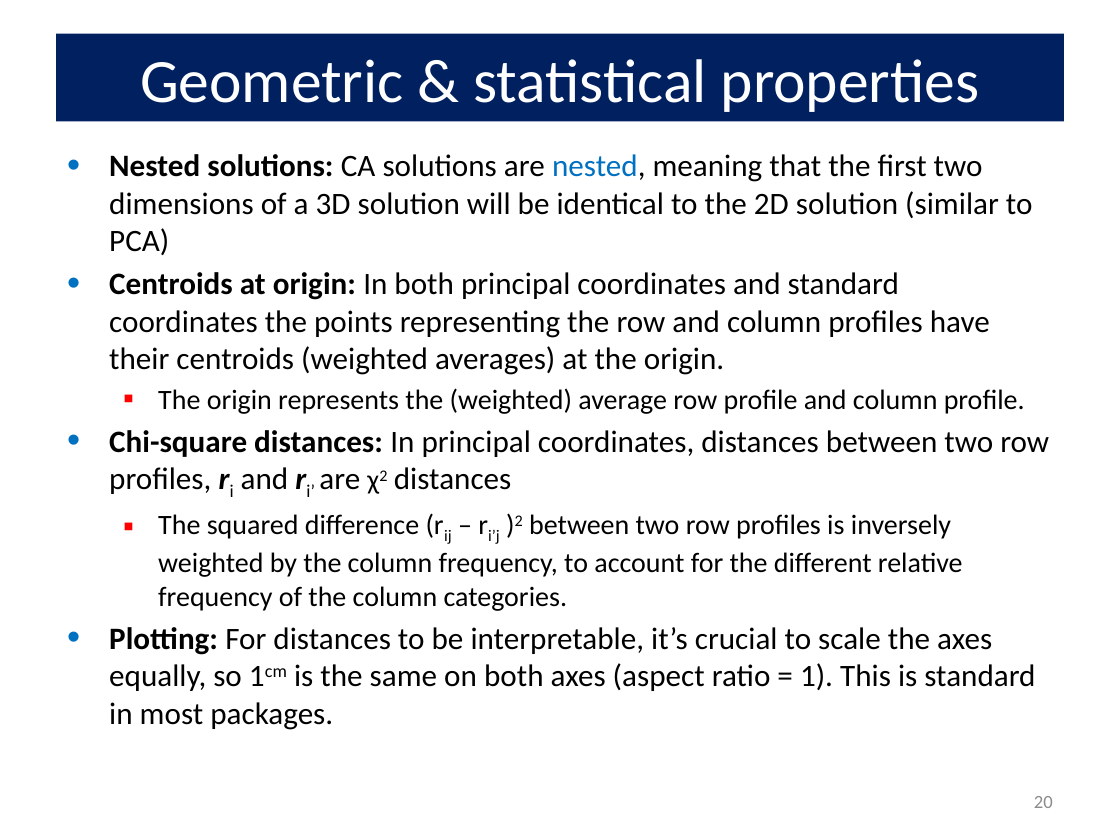
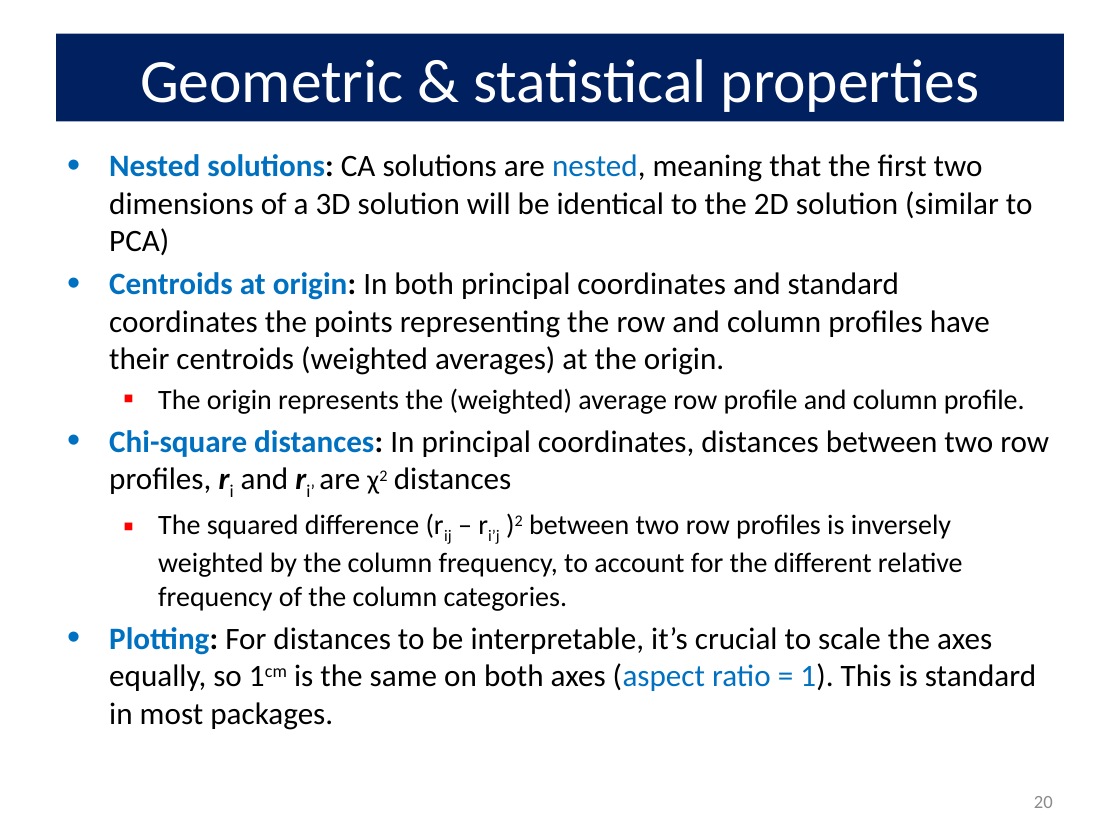
Before and after one commit to friendly/psy6136, a slide deck: slide 20 of docs/lectures/05-Corresp.pptx. Drawn at 1120x840 pixels with LibreOffice and Linux fonts; fonts in the diff are those of the drawing. Boxes give left, top, right and bottom in pixels: in the first picture for what was removed or moved away, otherwise in the second. Text is boxed around its words. In the diff, an @@ line names an element or a change of style, - is before the commit and + after.

```diff
--- a/docs/lectures/05-Corresp.pptx
+++ b/docs/lectures/05-Corresp.pptx
@@ text at bbox=[109, 154, 1049, 730]: text colour #000000 to #0070C0 in "Nested solutions:", "Centroids at origin:", "Chi-square distances:", "Plotting: (aspect ratio = 1)." @@
```
Also in this commit, not shown: 5 other slides changed, 15 other files.
